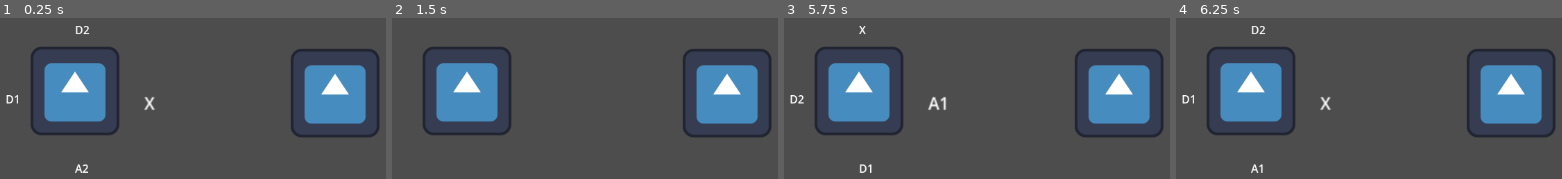
Above: before the commit, frames 1-4 (left to right).
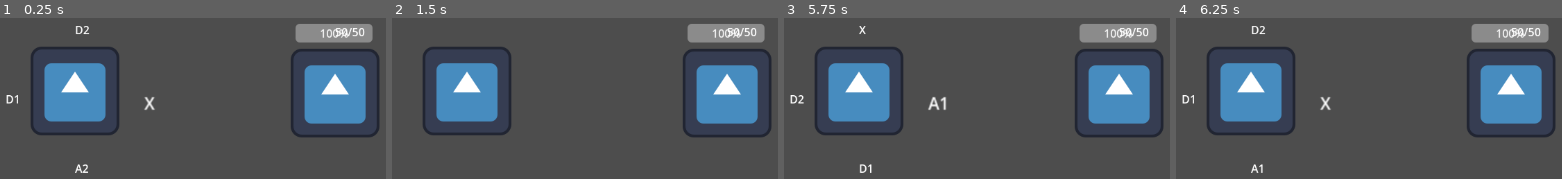
Above: after the commit, the same moments.

Repository: brunoastephan/A-Small-Simple-Quest
Game: Godot game, scene res://Scenes/battle.tscn
The game is run twice, just before and just after one commit, with the same random seed, the same clock (stepped at 60 frames per second) and the same inputs. The project has no main scene, so this scene is started directly. The engine's default icon, where the game draws it, is replaced by a stand-in: a white triangle on a blue panel in a dark square.
Inputs:
- Up to frame 1 (0.25 s): no input
- Up to frame 2 (1.5 s): tap Enter at 0.5 s; hold X (ui-select) 0.53-1.28 s; tap Z (ui-accept) at 1.25, 1.35 s
- Up to frame 3 (5.75 s): tap X (ui-select) at 1.55, 2.85, 3.8, 4.35 s; tap Z (ui-accept) at 2, 2.75, 3.5 s; hold X (ui-select) 2.03-2.78 s; hold Z (ui-accept) 3.53-4.28 s; hold X (ui-select) from 5.03 s (still down)
- Up to frame 4 (6.25 s): release X (ui-select) at 5.78 s; tap Z (ui-accept) at 5.85 s; tap X (ui-select) at 6.05 s

The runs differ from the first frame. In frame 1, 2.3% of the frame differs, in the area x 76-97%, y 3-16%; in frame 2, 2.3%; in frame 3, 2.3%; in frame 4, 2.3%.

Commit message:
[feat] makes enemy lifebar
Makes Enemy lifebar that can be damaged and kill the enemy

Diff:
--- a/a-small,-simple-quest/Scenes/enemy.tscn
+++ b/a-small,-simple-quest/Scenes/enemy.tscn
@@ -1,8 +1,8 @@
 [gd_scene load_steps=5 format=3 uid="uid://j1mfq6btv00t"]
 
-[ext_resource type="Script" uid="uid://bjnfnj7mkvbl5" path="res://ScriptsAndResources/enemy.gd" id="1_hghv2"]
+[ext_resource type="Script" uid="uid://bjnfnj7mkvbl5" path="res://ScriptsAndResources/Enemy/enemy.gd" id="1_hghv2"]
 [ext_resource type="Texture2D" uid="uid://d1o5m3t1tgy8e" path="res://Assets/TestIcons/icon.svg" id="2_1f0kj"]
-[ext_resource type="Script" uid="uid://dj3lx717e2glo" path="res://ScriptsAndResources/enemy_resource.gd" id="2_afpow"]
+[ext_resource type="Script" uid="uid://dj3lx717e2glo" path="res://ScriptsAndResources/Enemy/enemy_resource.gd" id="2_afpow"]
 
 [sub_resource type="Resource" id="Resource_287tu"]
 script = ExtResource("2_afpow")
@@ -18,3 +18,15 @@
 
 [node name="Sprite2D" type="Sprite2D" parent="."]
 texture = ExtResource("2_1f0kj")
+
+[node name="HealthBar" type="Node2D" parent="."]
+position = Vector2(0, -100)
+
+[node name="ProgressBar" type="ProgressBar" parent="HealthBar"]
+offset_left = -57.0
+offset_right = 54.0
+offset_bottom = 27.0
+
+[node name="Label" type="Label" parent="HealthBar"]
+offset_right = 40.0
+offset_bottom = 23.0
--- a/a-small,-simple-quest/ScriptsAndResources/Actions/action.gd
+++ b/a-small,-simple-quest/ScriptsAndResources/Actions/action.gd
@@ -14,11 +14,13 @@
 	if cooldown_timer > 0:
 		return false
 
-	if _is_valid_target(target):
-		cooldown_timer = cooldown_time
-		_perform_action(caster, target)
-		return true
-	return false
+	# Only validate target if action requires one
+	if target_type != TargetType.SELF and not _is_valid_target(target):
+		return false
+
+	cooldown_timer = cooldown_time
+	_perform_action(caster, target)
+	return true
 
 # Cooldown management (now public)
 func update_cooldown(delta: float) -> bool:
--- a/a-small,-simple-quest/ScriptsAndResources/Actions/attack_action.gd
+++ b/a-small,-simple-quest/ScriptsAndResources/Actions/attack_action.gd
@@ -7,6 +7,18 @@
 	target_type = TargetType.ENEMY
 
 func _perform_action(caster: Node, target: Damageable) -> void:
-	if target:
-		target.take_damage(caster.job.attack_damage)
-		print("⚔️ Attacked ", target.name)
+	if target and caster.has_method("get_attack_damage"):
+		var damage = caster.get_attack_damage()
+		print("DEBUG - Attempting attack: ", {
+			"caster": caster.name,
+			"target": target.name,
+			"damage": damage,
+			"target_health_before": target.current_health
+		})
+		target.take_damage(damage)
+		print("⚔️ Attacked ", target.name, " for ", damage, " damage. New health: ", target.current_health)
+	else:
+		var error = "Attack failed - "
+		if not target: error += "no valid target"
+		elif not caster.has_method("get_attack_damage"): error += "caster missing get_attack_damage()"
+		push_error(error)
--- a/a-small,-simple-quest/ScriptsAndResources/CircularMenu/circular_menu.gd
+++ b/a-small,-simple-quest/ScriptsAndResources/CircularMenu/circular_menu.gd
@@ -64,13 +64,17 @@
 		rotate_options()
 	elif event.is_action_pressed("ui-select"):
 		var selected = current_actions[current_index]
-		var target = _find_available_target(selected)
-		var caster = _get_valid_caster()
+		var target = null
 
-		if caster and selected.execute(caster, target):
+		# Only get target if action needs one
+		if selected.target_type != Action.TargetType.SELF:
+			target = _find_available_target(selected)
+			if not target:
+				print("No valid target found for ", selected.display_name)
+				return
+
+		if get_parent().execute_action(selected, target):
 			hide_menu()
-		else:
-			print(selected.display_name, " failed - check caster/target/cooldown!")
 
 func _get_valid_caster() -> Node:
 	var parent = get_parent()
--- /dev/null
+++ b/a-small,-simple-quest/ScriptsAndResources/Enemy/enemy.gd
@@ -0,0 +1,25 @@
+class_name Enemy
+extends Damageable
+
+@export var resource : EnemyResource
+@onready var health_bar = $HealthBar/ProgressBar
+@onready var health_text = $HealthBar/Label
+
+func _ready():
+	if resource:
+		max_health = resource.max_health
+		current_health = max_health
+		update_health_display()
+
+	# Connect health changed signal
+	health_changed.connect(_on_health_changed)
+
+func _on_health_changed(_new_health, _max_health):
+	update_health_display()
+
+func update_health_display():
+	if health_bar:
+		health_bar.max_value = max_health
+		health_bar.value = current_health
+	if health_text:
+		health_text.text = "%d/%d" % [current_health, max_health]
--- a/a-small,-simple-quest/ScriptsAndResources/Player/player.gd
+++ b/a-small,-simple-quest/ScriptsAndResources/Player/player.gd
@@ -37,11 +37,17 @@
 	current_health = min(current_health + amount, max_health)
 	health_changed.emit(current_health, max_health)
 
-func execute_action(action: Action, target: Damageable):
-	if not target or not action:
-		return
+func get_attack_damage() -> int:
+	return job.attack_damage if job else 0
 
-	if action.display_name == "Attack":
-		target.take_damage(job.attack_damage)
-	elif action.display_name == "Defend":
-		heal(job.defense_value)
+func execute_action(action: Action, target: Damageable) -> bool:
+	if not action:
+		push_error("No action provided")
+		return false
+
+	# Only require target for enemy/ally actions
+	if action.target_type != Action.TargetType.SELF and not target:
+		push_error("Action requires target but none provided")
+		return false
+
+	return action.execute(self, target)
--- a/a-small,-simple-quest/ScriptsAndResources/enemy.gd
+++ /dev/null
@@ -1,9 +0,0 @@
-class_name Enemy
-extends Damageable  # Inherits from our interface
-
-@export var resource : EnemyResource
-
-func _ready():
-	if resource:
-		max_health = resource.max_health
-		current_health = max_health
Renamed: a-small,-simple-quest/ScriptsAndResources/enemy.gd.uid -> a-small,-simple-quest/ScriptsAndResources/Enemy/enemy.gd.uid
Renamed: a-small,-simple-quest/ScriptsAndResources/enemy_resource.gd -> a-small,-simple-quest/ScriptsAndResources/Enemy/enemy_resource.gd
Renamed: a-small,-simple-quest/ScriptsAndResources/enemy_resource.gd.uid -> a-small,-simple-quest/ScriptsAndResources/Enemy/enemy_resource.gd.uid
Renamed: a-small,-simple-quest/ScriptsAndResources/damageable.gd -> a-small,-simple-quest/ScriptsAndResources/Interfaces/damageable.gd
Renamed: a-small,-simple-quest/ScriptsAndResources/damageable.gd.uid -> a-small,-simple-quest/ScriptsAndResources/Interfaces/damageable.gd.uid
Not shown, added: a-small,-simple-quest/Scenes/battle.tscn26653467617.tmp
